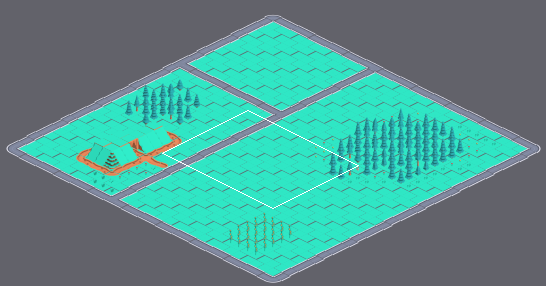
One commit to this Tiled map: src/assets/map.tmx. Above, an overview of the earlier version with the close-up marked.
Close-up. Earlier state:
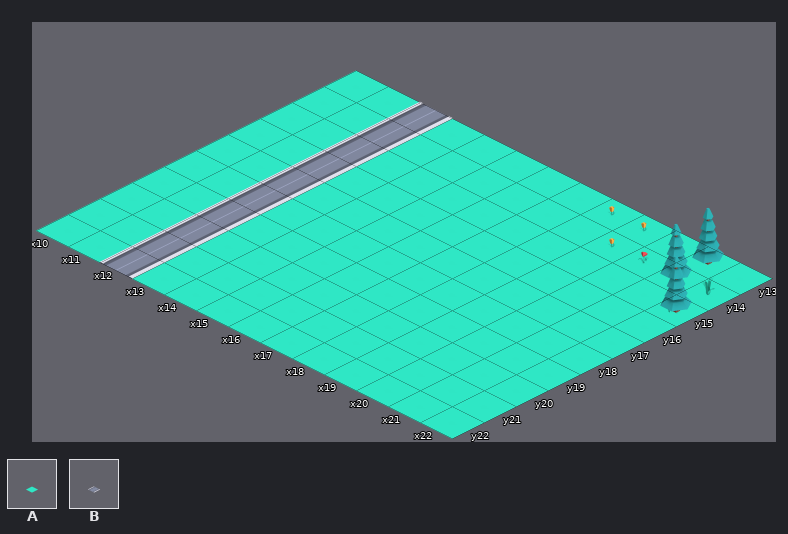
Cells are 128x64 px. Isometric: x runs down to the right, y down to the left. Shown: x 10..22, y 13..22.
Key: from "nature-path-sheet": A 0; from "roads": B 11 "road".
_ is an empty cell.
Layers that did not change in this view are not listed.
Layer "bottom" before, first column x 10:
13 AA_AAAAAAAAAA
14 AA_AAAAAAAAAA
15 AA_AAAAAAAAAA
16 AA_AAAAAAAAAA
17 AA_AAAAAAAAAA
18 AA_AAAAAAAAAA
19 AA_AAAAAAAAAA
20 AA_AAAAAAAAAA
21 AA_AAAAAAAAAA
22 AA_AAAAAAAAAA
Layer "middle" before, first column x 10:
13 __B__________
14 __B__________
15 __B__________
16 __B__________
17 __B__________
18 __B__________
19 __B__________
20 __B__________
21 __B__________
22 __B__________
Now the later version:
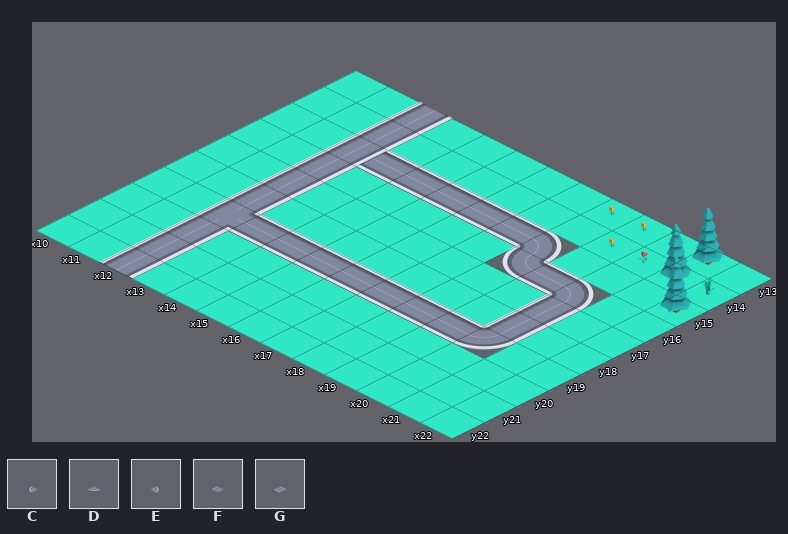
Further tiles: from "roads": C 0 "road", D 1 "road", E 3 "road", F 7 "road", G 10 "road".
Changes in this commit:
Layer "bottom":
The edit erases tile A in row 15 at x 13 to 18; in row 16 at x 18 to 20; in rows 17 to 18 at x 20; in row 19 at x 13 to 20.
Layer "middle":
There is now tile B in rows 17 to 18 at x 20.
There is now tile C in row 16 at x 18.
There is now tile D in row 19 at x 20.
There is now tile E in row 15 at x 18; in row 16 at x 20.
The edit turns tile B into tile F in row 19 at x 12.
There is now tile G in row 15 at x 13 to 17; in row 16 at x 19; in row 19 at x 13 to 19.
